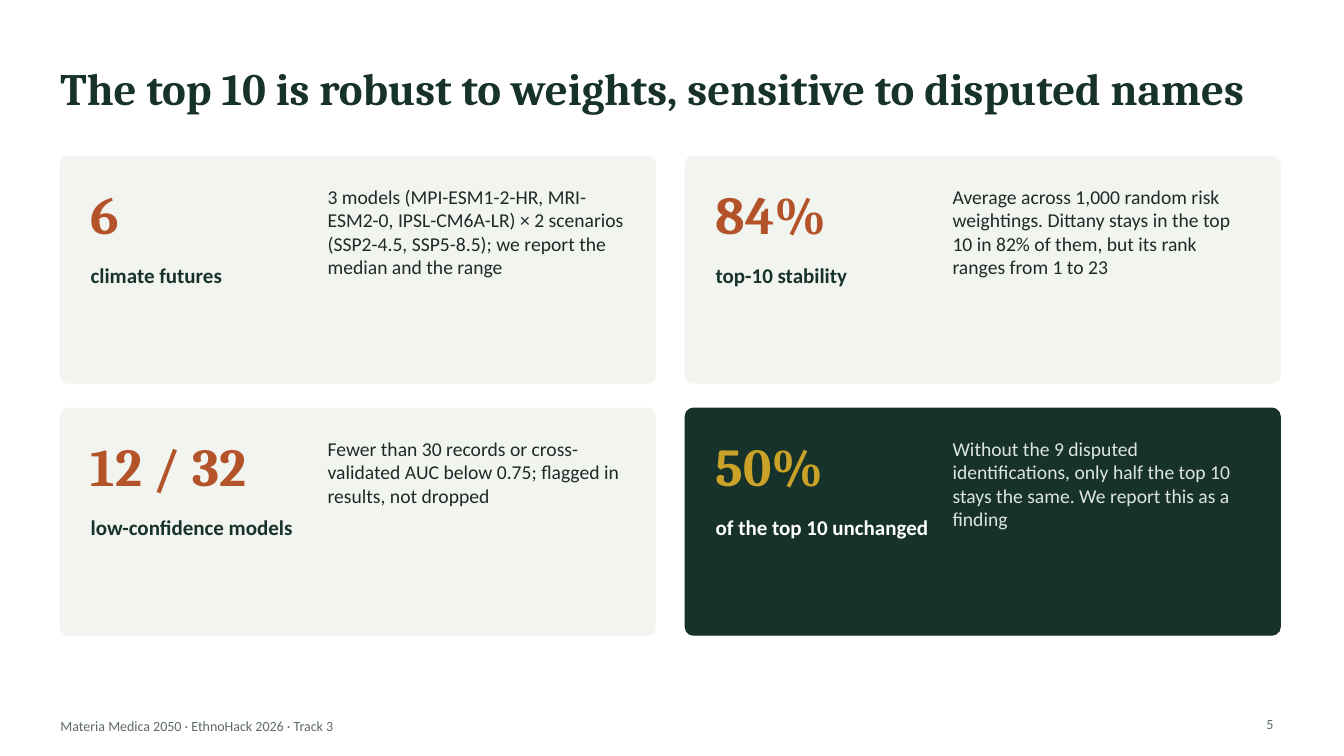
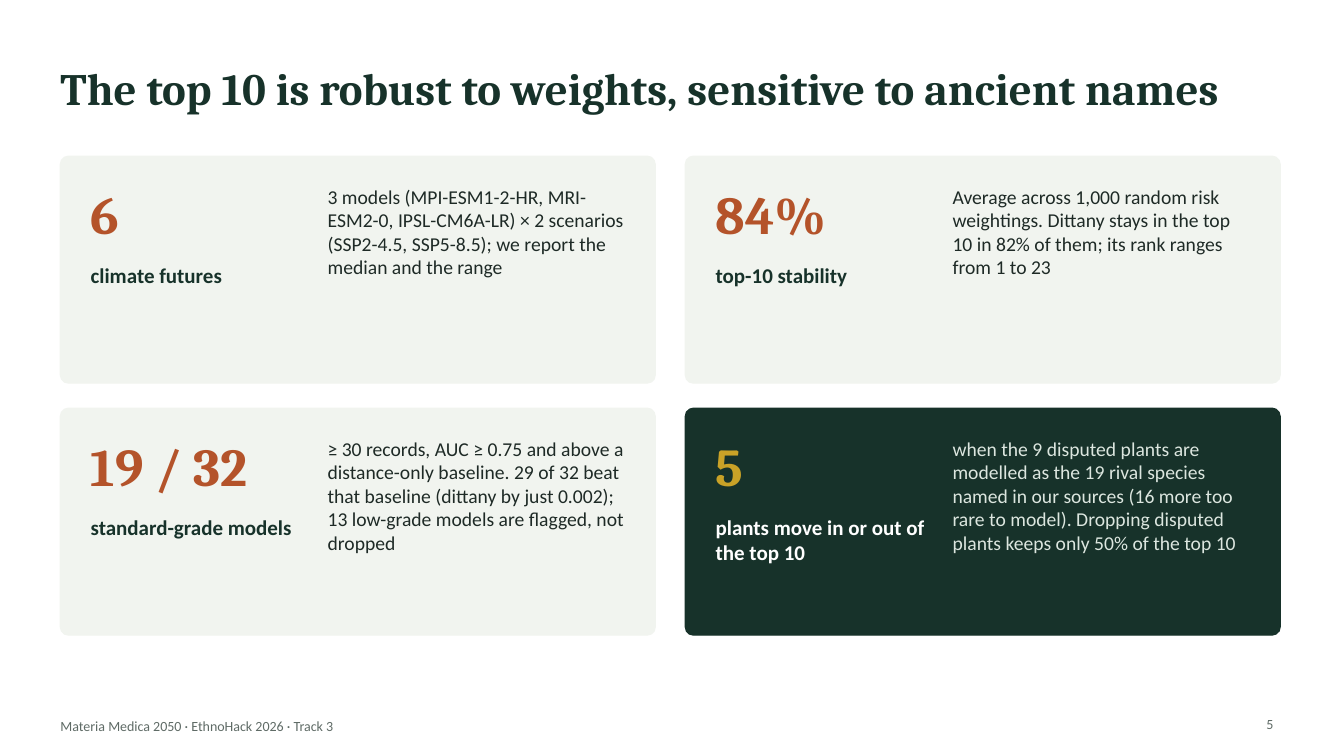
Before and after one commit to SoujanyaChatti/Materia-Medica-2050, a slide deck: slide 5 of docs/materia-medica-2050.pptx. Drawn at 1344x756 pixels with LibreOffice and Linux fonts; fonts in the diff are those of the drawing. Boxes give left, top, right and bottom in pixels: in the first picture for what was removed or moved away, otherwise in the second. Text is boxed around its words. In the diff, an @@ line names an element or a change of style, - is before the commit and + after.

```diff
--- a/docs/materia-medica-2050.pptx
+++ b/docs/materia-medica-2050.pptx
@@ title at (60, 74, 1218, 115): text changed @@
-The top 10 is robust to weights, sensitive to disputed names
+The top 10 is robust to weights, sensitive to ancient names
@@ text at (953, 190, 1230, 274): text changed @@
-Average across 1,000 random risk weightings. Dittany stays in the top 10 in 82% of them, but its rank ranges from 1 to 23
+Average across 1,000 random risk weightings. Dittany stays in the top 10 in 82% of them; its rank ranges from 1 to 23
@@ text at (328, 442, 623, 553): text changed @@
-Fewer than 30 records or cross-validated AUC below 0.75; flagged in results, not dropped
+≥ 30 records, AUC ≥ 0.75 and above a distance-only baseline. 29 of 32 beat that baseline (dittany by just 0.002); 13 low-grade models are flagged, not dropped
@@ text at (953, 442, 1236, 553): text changed @@
-Without the 9 disputed identifications, only half the top 10 stays the same. We report this as a finding
+when the 9 disputed plants are modelled as the 19 rival species named in our sources (16 more too rare to model). Dropping disputed plants keeps only 50% of the top 10
@@ text at (91, 450, 248, 487): text changed @@
-12 / 32
+19 / 32
@@ text at (716, 450, 744, 487): text changed @@
-50%
+5
@@ text at (91, 520, 292, 539): text changed @@
-low-confidence models
+standard-grade models
@@ text at (716, 520, 924, 564): text changed @@
-of the top 10 unchanged
+plants move in or out of the top 10
```
Also in this commit, not shown: 9 other slides changed, 7 other files.
